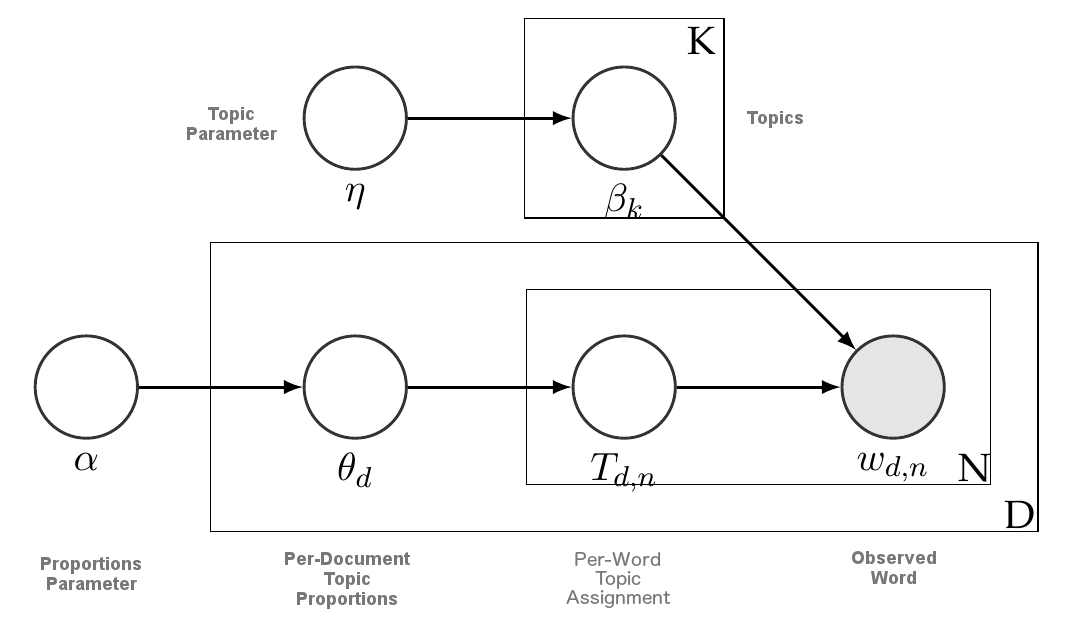
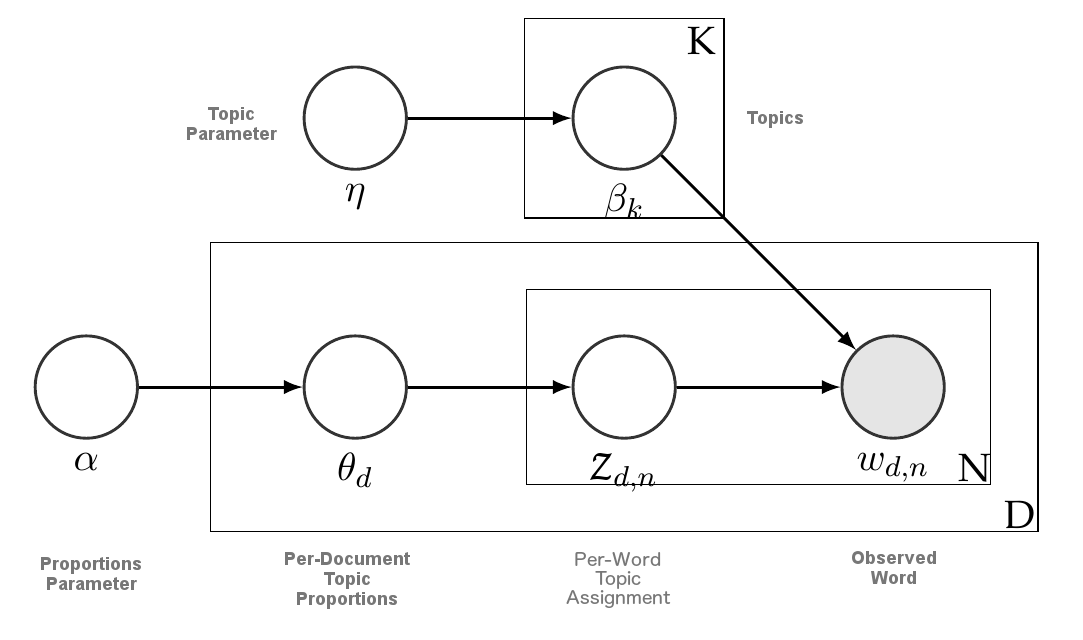
Two versions of the same layered image (1083 × 640). Layer-by-layer changes:
added layer "z" above "Layer #1" over [590, 453, 612, 480]
added layer "Layer #1" above "Per-Word ..." over [590, 453, 618, 480]
